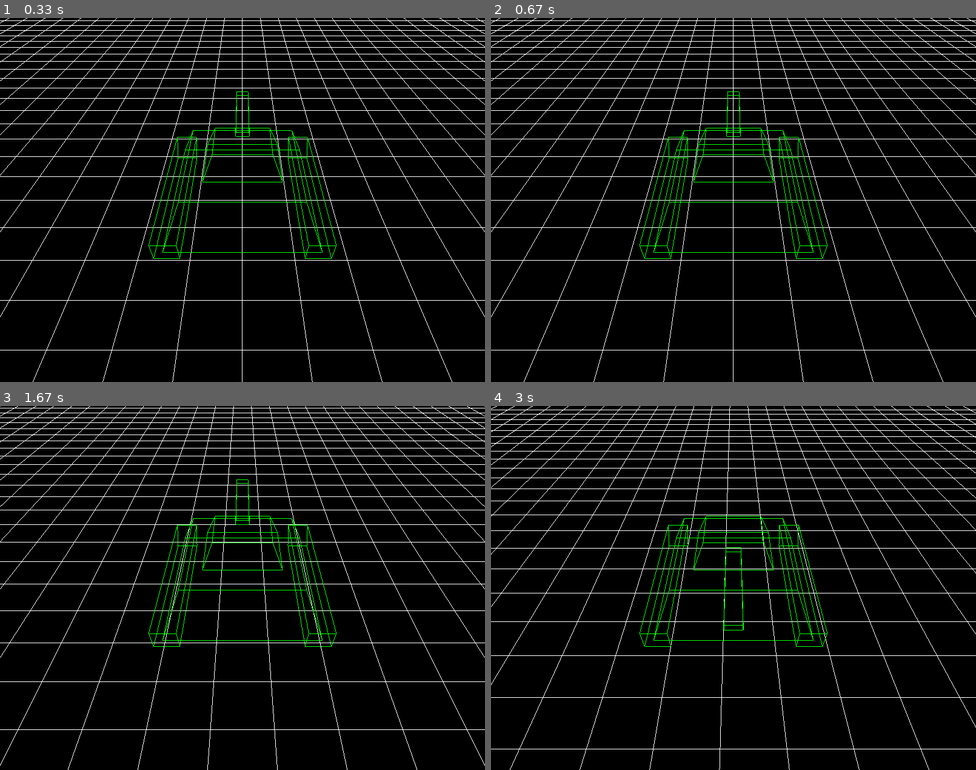
Above: before the commit, frames 1-4 (two rows, left to right).
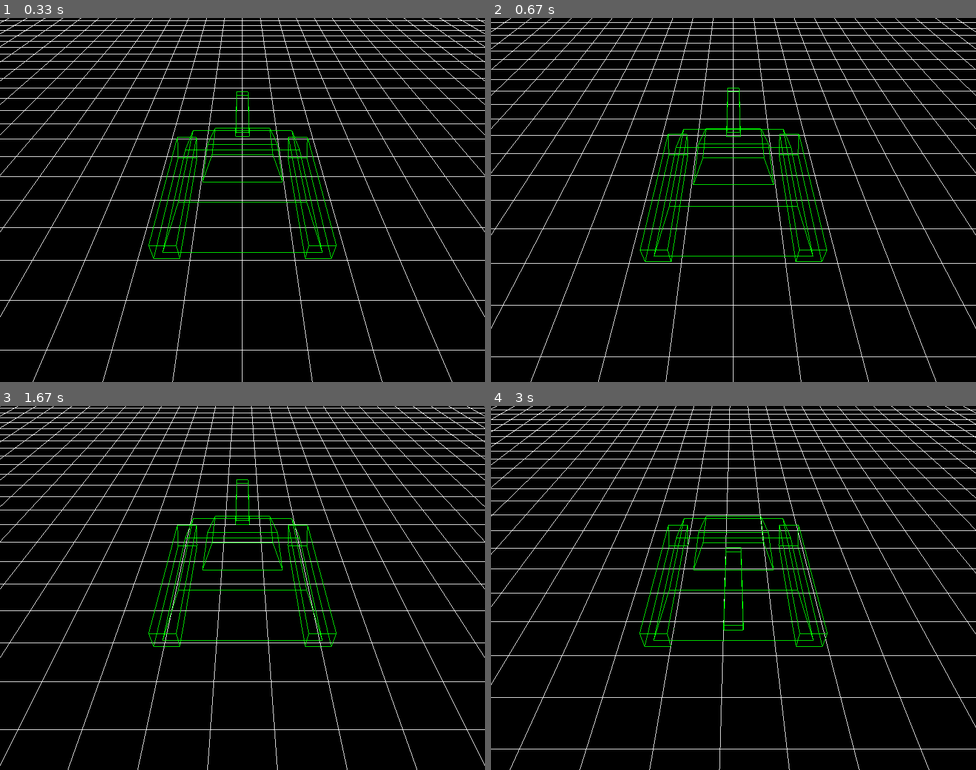
Above: after the commit, the same moments.

Repository: antonioam82/tank_controller
Game: pygame game, started from tank_demo_0.py
The game is run twice, just before and just after one commit, with the same random seed, the same clock (stepped at 60 frames per second) and the same inputs.
Inputs:
- Up to frame 1 (0.33 s): no input
- Up to frame 2 (0.67 s): tap F at 0.33 s
- Up to frame 3 (1.67 s): tap G at 0.67 s; hold Right 1-1.47 s; hold Up from 1.5 s (still down)
- Up to frame 4 (3 s): release Up at 1.8 s; hold Right 1.83-2.3 s; hold Left 2.33-2.87 s; hold Down from 2.9 s (still down)

Frame 1 is identical in both runs. In frame 2, 9.9% of the frame differs, in the area x 0-100%, y 0-100%; in frame 3, less than 0.1%; in frame 4, less than 0.1%.

Commit message:
Añadida rotación en eje 'x'

Diff:
--- a/tank_demo_0.py
+++ b/tank_demo_0.py
@@ -153,6 +153,11 @@
         elif keys[K_r]:
             sc_y -= 1.0
 
+        if keys[K_f]:
+            glRotatef(0.5, 1.0, 0.0, 0.0)
+        elif keys[K_g]:
+            glRotatef(-0.5, 1.0, 0.0, 0.0)
+
         if keys[K_n]:
             y_tower += 1.1
         elif keys[K_m]:
